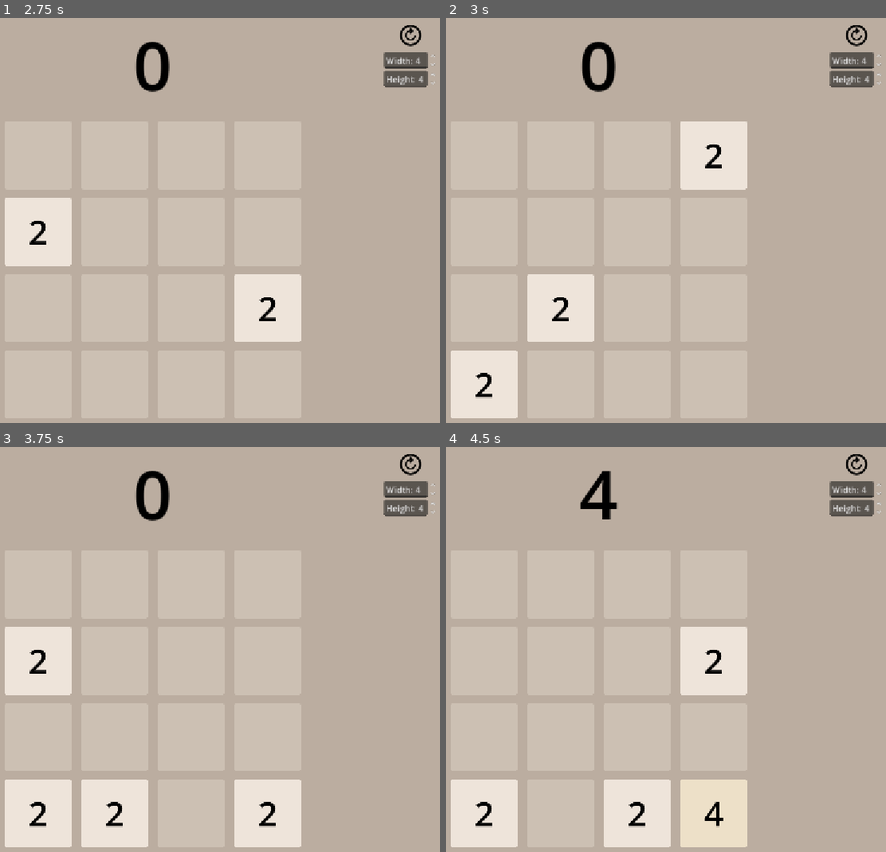
Above: before the commit, frames 1-4 (two rows, left to right).
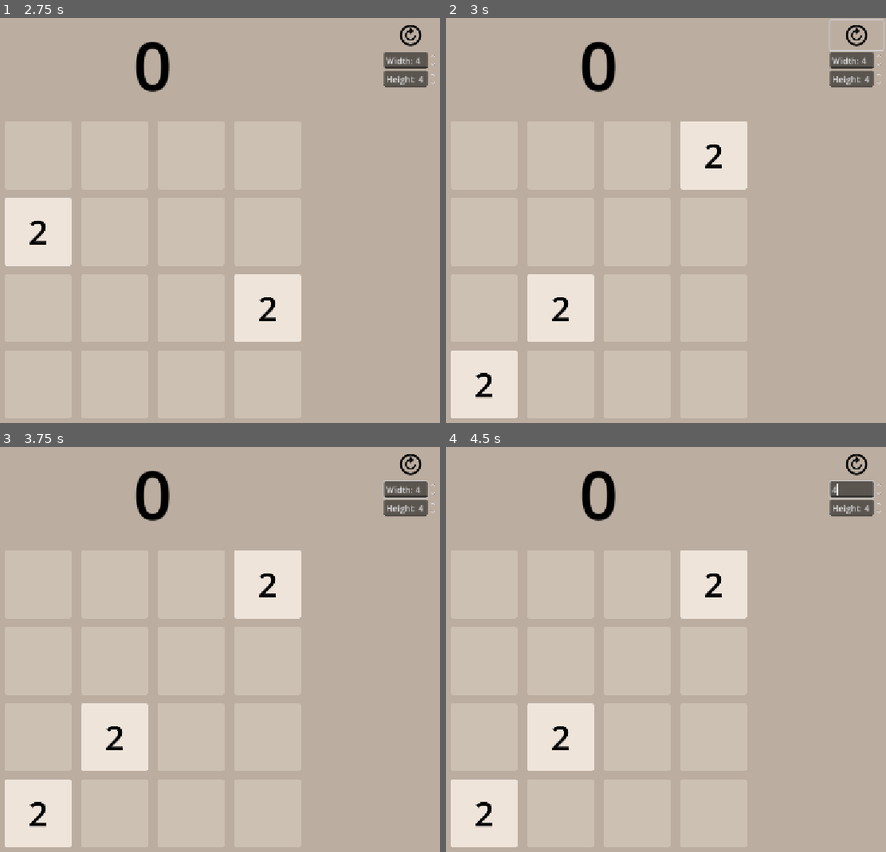
Above: after the commit, the same moments.

Repository: MichalHrbek/2048
Game: Godot game, scene res://scenes/main.tscn
Two runs of this game, one before a commit and one after it. Both use one fixed random seed, a clock stepped at 60 frames per second and the inputs below.
Inputs (mouse positions are in pixels of both pictures, inside the frame that each line leads up to):
- Up to frame 1 (2.75 s): click (409, 34) at 0.5 s; click (409, 34) at 1.25 s; click (409, 34) at 2 s
- Up to frame 2 (3 s): tap Enter at 2.75 s; move the mouse to (723, 305) at 2.77 s; hold Right (ui_right) from 2.78 s (still down); click (723, 305) at 2.92 s
- Up to frame 3 (3.75 s): tap Space at 3.5 s; move the mouse to (39, 795) at 3.52 s; release Right (ui_right) at 3.53 s; hold Down (ui_down) from 3.53 s (still down); click (39, 795) at 3.67 s
- Up to frame 4 (4.5 s): tap Enter at 4.25 s; move the mouse to (657, 625) at 4.27 s; release Down (ui_down) at 4.28 s; hold Right (ui_right) from 4.28 s (still down); click (657, 625) at 4.42 s

Frame 1 is identical in both runs. In frame 2, 0.1% of the frame differs, in the area x 86-100%, y 0-9%; in frame 3, 13%; in frame 4, 13%, in the area x 18-98%, y 5-99%.

Commit message:
Swipe input

Diff:
--- a/scenes/main.tscn
+++ b/scenes/main.tscn
@@ -5,6 +5,7 @@
 [ext_resource type="Script" uid="uid://4utfk7pgmum6" path="res://scripts/game.gd" id="3_tipki"]
 [ext_resource type="PackedScene" uid="uid://bi0npkx1glnco" path="res://scenes/empty_block.tscn" id="4_85g3d"]
 [ext_resource type="PackedScene" uid="uid://c3qnb5prx3bre" path="res://scenes/block.tscn" id="5_choun"]
+[ext_resource type="Script" uid="uid://b5rra64x7yw61" path="res://scripts/swipe_monitor.gd" id="6_o6xl0"]
 [ext_resource type="Texture2D" uid="uid://c53oc8nvb5bbf" path="res://assets/material-symbols--forward-circle-outline.svg" id="6_ya4ey"]
 
 [node name="Node2D" type="Node2D" unique_id=271896924]
@@ -43,6 +44,7 @@
 [node name="GameControl" type="Control" parent="CanvasLayer/VBoxContainer/HBoxContainer" unique_id=1648727421]
 layout_mode = 2
 focus_mode = 1
+mouse_filter = 2
 script = ExtResource("2_o6xl0")
 
 [node name="Game" type="Node2D" parent="CanvasLayer/VBoxContainer/HBoxContainer/GameControl" unique_id=815441308]
@@ -51,6 +53,9 @@
 script = ExtResource("3_tipki")
 empty_block_scene = ExtResource("4_85g3d")
 block_scene = ExtResource("5_choun")
+
+[node name="SwipeMonitor" type="Node2D" parent="CanvasLayer/VBoxContainer/HBoxContainer/GameControl/Game" unique_id=2044599463]
+script = ExtResource("6_o6xl0")
 
 [node name="MarginContainer" type="MarginContainer" parent="CanvasLayer" unique_id=14742516]
 anchors_preset = 1
@@ -96,6 +101,7 @@
 
 [connection signal="game_lost" from="CanvasLayer/VBoxContainer/HBoxContainer/GameControl/Game" to="GameOverDialog" method="show"]
 [connection signal="score_changed" from="CanvasLayer/VBoxContainer/HBoxContainer/GameControl/Game" to="CanvasLayer/VBoxContainer/Score" method="_on_score_changed"]
+[connection signal="directional_swiped" from="CanvasLayer/VBoxContainer/HBoxContainer/GameControl/Game/SwipeMonitor" to="CanvasLayer/VBoxContainer/HBoxContainer/GameControl/Game" method="collapse_and_continue"]
 [connection signal="pressed" from="CanvasLayer/MarginContainer/VBoxContainer/Button" to="CanvasLayer/VBoxContainer/HBoxContainer/GameControl/Game" method="restart"]
 [connection signal="value_changed" from="CanvasLayer/MarginContainer/VBoxContainer/Width" to="CanvasLayer/VBoxContainer/HBoxContainer/GameControl" method="set_width"]
 [connection signal="value_changed" from="CanvasLayer/MarginContainer/VBoxContainer/Height" to="CanvasLayer/VBoxContainer/HBoxContainer/GameControl" method="set_height"]
--- a/scripts/game.gd
+++ b/scripts/game.gd
@@ -144,6 +144,14 @@
 	score += score_delta
 	return moved
 
+func collapse_and_continue(dir: Vector2i):
+	if collapse(dir):
+		await get_tree().create_timer(animation_duration).timeout
+		_spawn_random()
+
+		if is_lost():
+			game_lost.emit()
+
 func is_lost() -> bool:
 	for x in range(width):
 		for y in range(height):
@@ -158,17 +166,7 @@
 	return true
 
 func _unhandled_key_input(event: InputEvent) -> void:
-	var moved = false
-	if Input.is_action_just_pressed_by_event("ui_right", event): moved = collapse(Vector2i.RIGHT)
-	elif Input.is_action_just_pressed_by_event("ui_left", event): moved = collapse(Vector2i.LEFT)
-	elif Input.is_action_just_pressed_by_event("ui_up", event): moved = collapse(Vector2i.UP)
-	elif Input.is_action_just_pressed_by_event("ui_down", event): moved = collapse(Vector2i.DOWN)
-	else: return
-
-	if moved:
-		await get_tree().create_timer(animation_duration).timeout
-		_spawn_random()
-
-		if is_lost():
-			game_lost.emit()
-			print("You lost")
+	if Input.is_action_just_pressed_by_event("ui_right", event): collapse_and_continue(Vector2i.RIGHT)
+	elif Input.is_action_just_pressed_by_event("ui_left", event): collapse_and_continue(Vector2i.LEFT)
+	elif Input.is_action_just_pressed_by_event("ui_up", event): collapse_and_continue(Vector2i.UP)
+	elif Input.is_action_just_pressed_by_event("ui_down", event): collapse_and_continue(Vector2i.DOWN)
--- /dev/null
+++ b/scripts/swipe_monitor.gd
@@ -0,0 +1,22 @@
+extends Node2D
+
+@export var minimal_swipe_distance: float = 100
+@export var maximal_directional_offset: float = deg_to_rad(25)
+@export var register_mouse: bool = true
+var _start_pos: Vector2
+
+signal swiped(start: Vector2, end: Vector2)
+signal directional_swiped(dir: Vector2i)
+
+func _unhandled_input(event: InputEvent) -> void:
+	if event is InputEventScreenTouch or (register_mouse and event is InputEventMouseButton):
+		if event.pressed:
+			_start_pos = event.position
+		else:
+			var delta: Vector2 = event.position-_start_pos
+			if delta.length() > minimal_swipe_distance:
+				swiped.emit(_start_pos, event.position)
+				var dir = delta.normalized()
+				for i in [Vector2.UP, Vector2.DOWN, Vector2.LEFT, Vector2.RIGHT]:
+					if abs(dir.angle_to(i)) < maximal_directional_offset:
+						directional_swiped.emit(Vector2i(i))
Not shown, added: scripts/swipe_monitor.gd.uid
Not shown, changed: README.md
